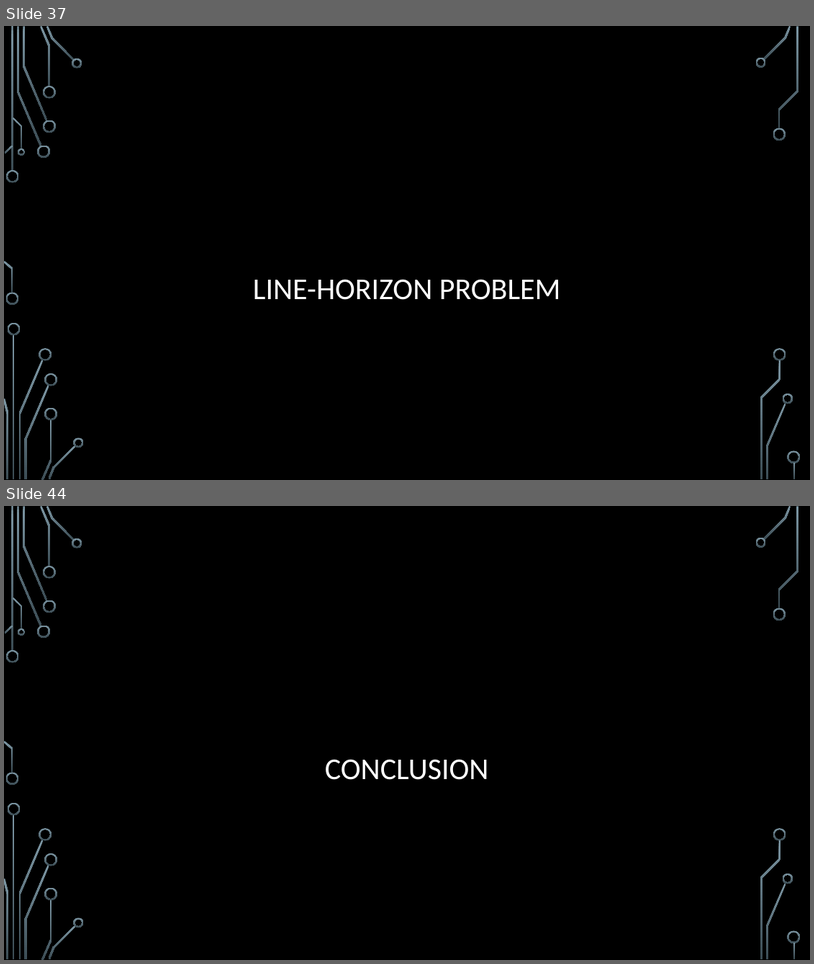
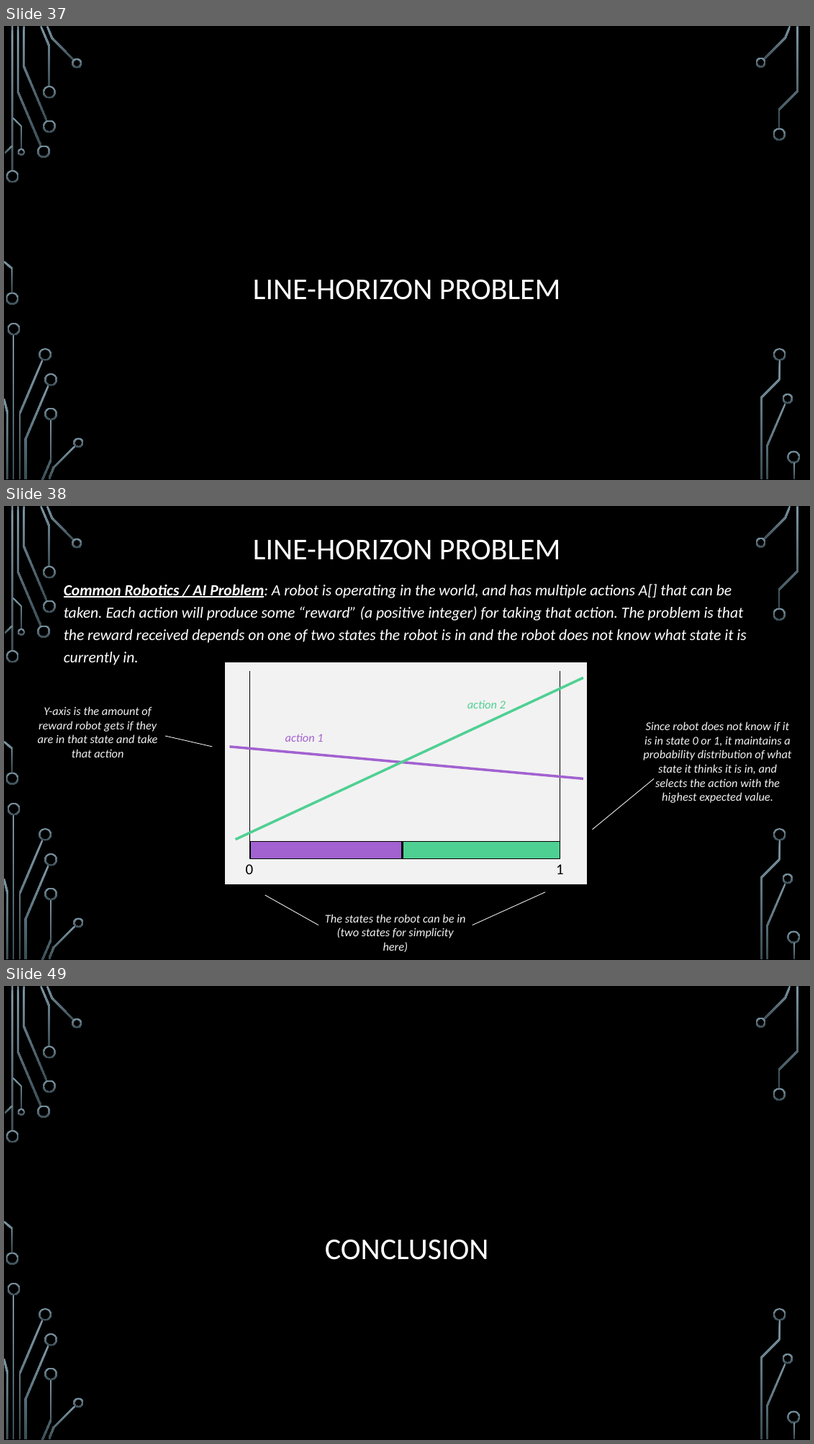
Before and after one commit to janiceeguo/advAlgo, a slide deck: slides/ComputationalGeom-part1-Intersections.pptx. Shown one above the other, each under a label of ours: slides 37 and 44 before the commit, slides 37, 38 and 49 after it; the slides between them are not shown. The pictures are 814x964 and 814x1444 pixels, drawn with LibreOffice and Linux fonts; fonts in the diff are those of the drawing; background and template pictures are left out. Boxes give left, top, right and bottom in pixels: in the first picture for what was removed or moved away, otherwise in the second. Text is boxed around its words. In the diff, an @@ line names an element or a change of style, - is before the commit and + after.

```diff
--- a/slides/ComputationalGeom-part1-Intersections.pptx
+++ b/slides/ComputationalGeom-part1-Intersections.pptx
@@ slide 38 added at bbox=[4, 506, 810, 960], background picture (left out); not listed: 36 template elements that a slide beside it also shows @@
@@ title added at bbox=[253, 539, 561, 560], 36 pt, text #FFFFFF @@
+LINE-HORIZON PROBLEM
@@ text added at bbox=[64, 584, 746, 665], 18.5 pt, text #FFFFFF, italic @@
+Common Robotics / AI Problem: A robot is operating in the world, and has multiple actions A[] that can be taken. Each action will produce some “reward” (a positive integer) for taking that action. The problem is that the reward received depends on one of two states the robot is in and the robot does not know what state it is currently in.
@@ text added at bbox=[38, 706, 157, 757], 14 pt, text #F2F2F2, italic @@
+Y-axis is the amount of reward robot gets if they are in that state and take that action
@@ text added at bbox=[643, 721, 792, 803], 14 pt, text #F2F2F2, italic @@
+Since robot does not know if it is in state 0 or 1, it maintains a probability distribution of what state it thinks it is in, and selects the action with the highest expected value.
@@ line added from (212, 746) to (165, 736), #F2F2F2 0.75 pt @@
@@ line added from (654, 778) to (593, 829), #F2F2F2 0.75 pt @@
@@ group added at bbox=[225, 662, 588, 885]: 5 lines, 4 texts, 3 rectangles @@
+0
+1
+action 1
+action 2
@@ line added from (545, 892) to (473, 924), #F2F2F2 0.75 pt @@
@@ line added from (319, 924) to (265, 895), #F2F2F2 0.75 pt @@
@@ text added at bbox=[325, 914, 466, 952], 14 pt, text #F2F2F2, italic @@
+The states the robot can be in (two states for simplicity here)
@@ what was slide 44 is now slide 49 @@
```
Also in this commit, not shown: 10 other slides added, 6 slides removed, 4 other files.
